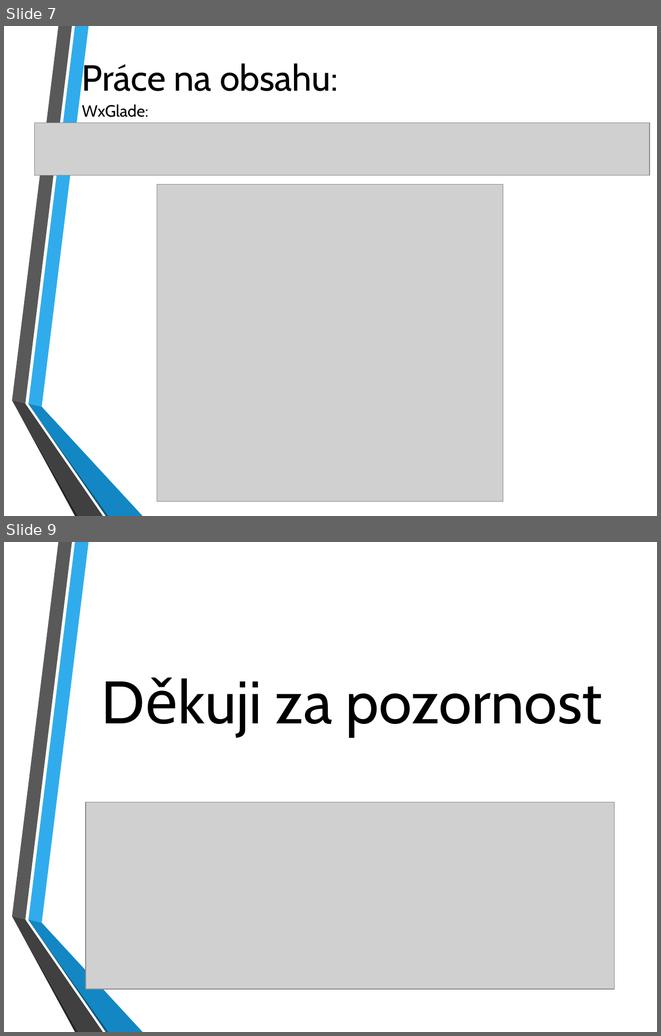
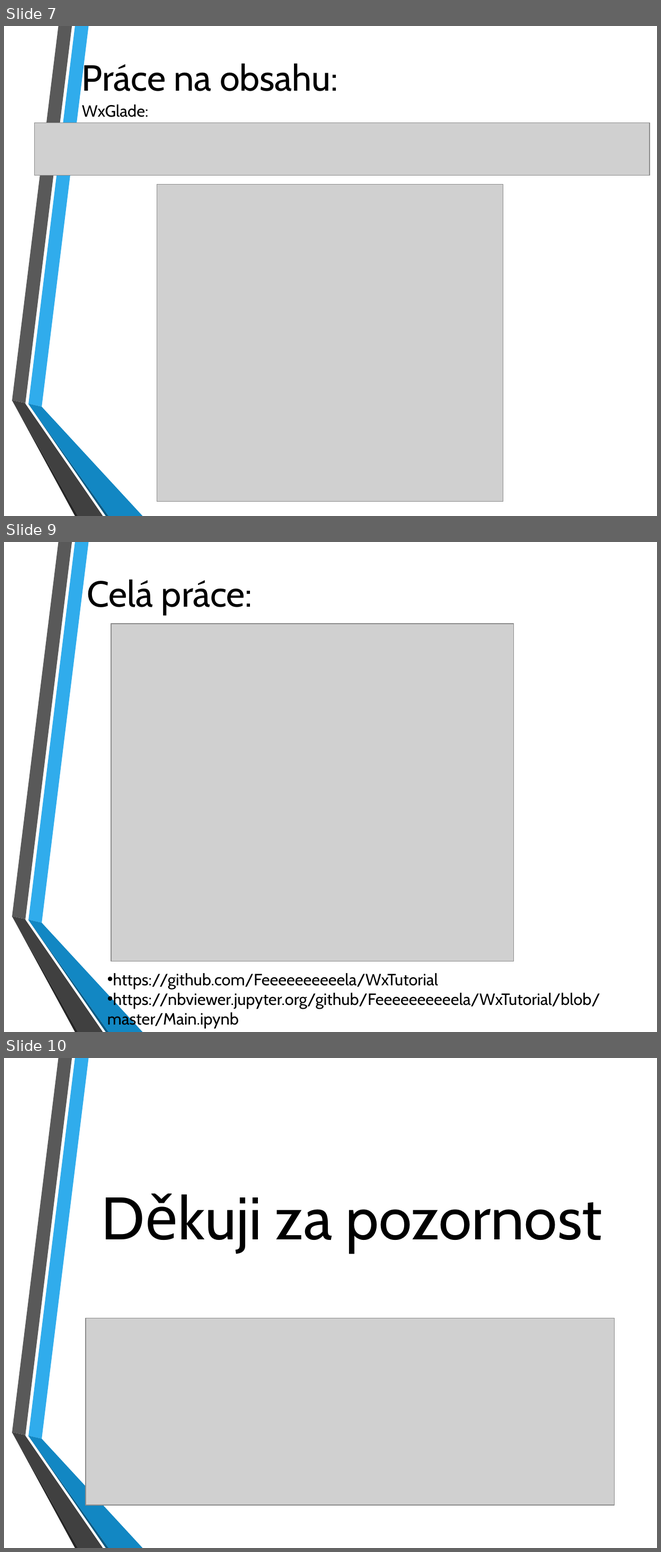
Before and after one commit to Feeeeeeeeeela/WxTutorial, a slide deck: Dokumentace/DPM prezentace.pptx. Shown one above the other, each under a label of ours: slides 7 and 9 before the commit, slides 7, 9 and 10 after it; the slides between them are not shown. The pictures are 661x1036 and 661x1552 pixels, drawn with LibreOffice and Linux fonts; fonts in the diff are those of the drawing; grey boxes stand for pictures; background and template pictures are left out. Boxes give left, top, right and bottom in pixels: in the first picture for what was removed or moved away, otherwise in the second. Text is boxed around its words. In the diff, an @@ line names an element or a change of style, - is before the commit and + after.

```diff
--- a/Dokumentace/DPM prezentace.pptx
+++ b/Dokumentace/DPM prezentace.pptx
@@ slide 9 added at (4, 542, 657, 1032), background picture (left out); not listed: 6 template elements that a slide beside it also shows @@
@@ text added at (87, 579, 253, 615), 40 pt, text #000000 @@
+Celá práce:
@@ picture added at (111, 624, 513, 961) @@
@@ text added at (107, 973, 600, 1028), 18 pt, text #000000 @@
+• https://github.com/Feeeeeeeeeela/WxTutorial
+• https://nbviewer.jupyter.org/github/Feeeeeeeeeela/WxTutorial/blob/master/Main.ipynb
@@ what was slide 9 is now slide 10 @@
```
Also in this commit, not shown: 1 other slide added, 1 slide removed, 1 other file.
